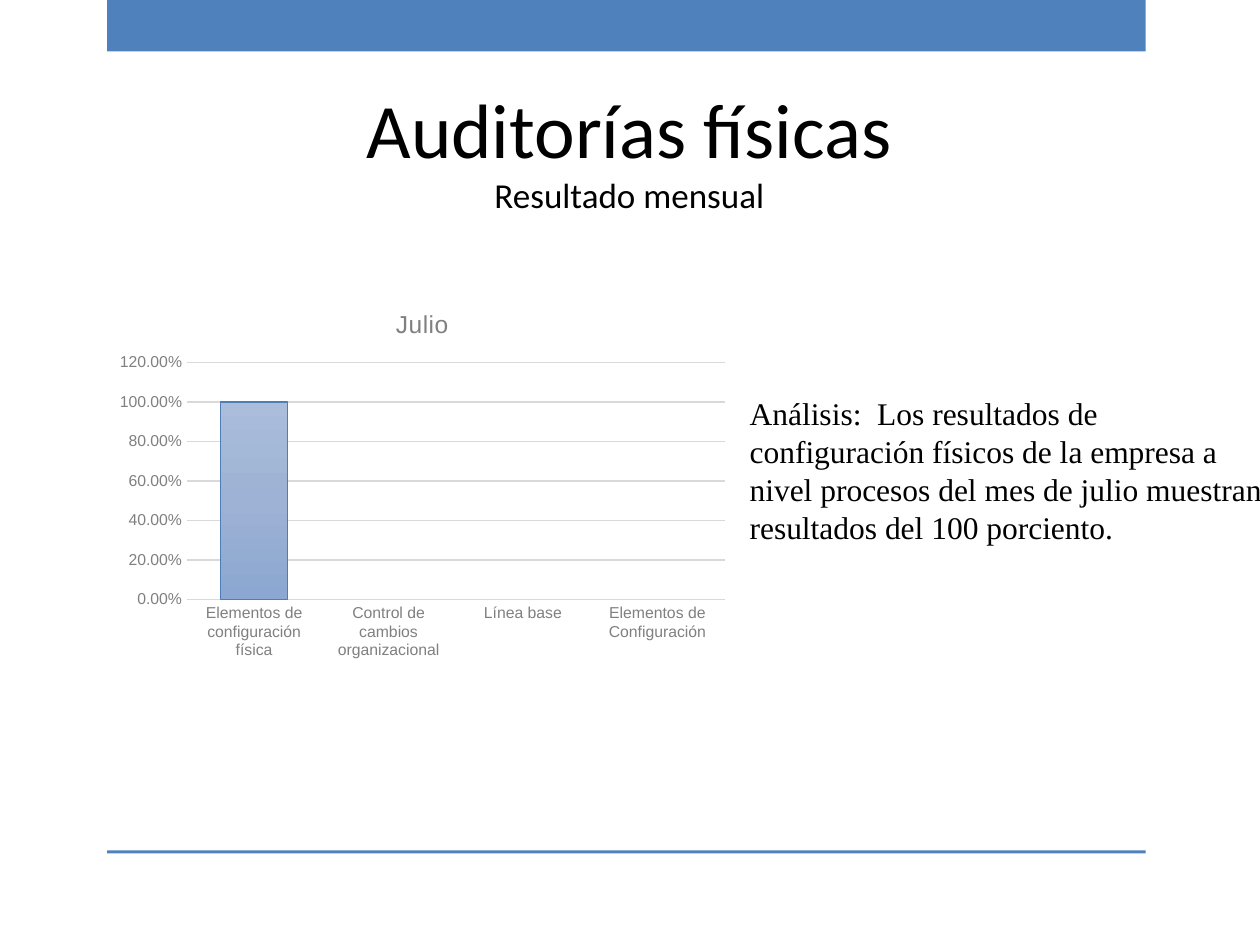
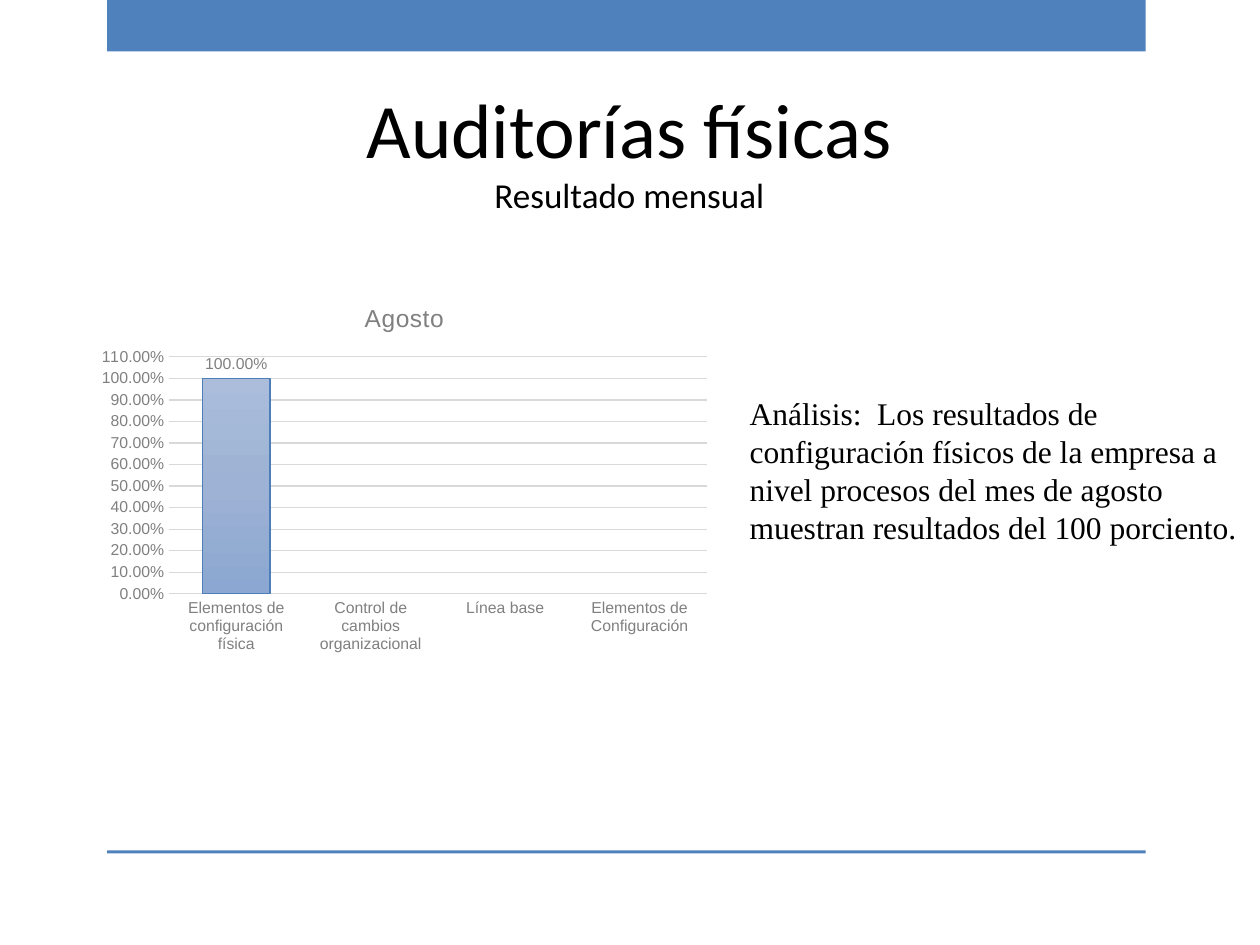
Before and after one commit to ricardo-novelasos/SOSQTP, a slide deck: slide 8 of Proyectos/2016/Métricas y monitoreo/Reporte_monitoreo_2016.pptx. Drawn at 1260x945 pixels with LibreOffice and Linux fonts; fonts in the diff are those of the drawing; background and template pictures are left out. Boxes give left, top, right and bottom in pixels: in the first picture for what was removed or moved away, otherwise in the second. Text is boxed around its words. In the diff, an @@ line names an element or a change of style, - is before the commit and + after.

Commit message:
Monitoreo Agosto, 2016

```diff
--- a/Proyectos/2016/Métricas y monitoreo/Reporte_monitoreo_2016.pptx
+++ b/Proyectos/2016/Métricas y monitoreo/Reporte_monitoreo_2016.pptx
@@ column chart at (x1=89, y1=284, x2=719, y2=662) @@
@@ title "Julio" to "Agosto" @@
-Julio: 1, -, -, -
+Agosto: 1, -, -, -
@@ data labels of Agosto added @@
@@ value axis changed @@
@@ column chart moved from (x1=107, y1=289, x2=737, y2=667) to (x1=89, y1=284, x2=719, y2=662) @@
@@ text at (x1=750, y1=403, x2=1237, y2=545): text changed @@
-Análisis: Los resultados de configuración físicos de la empresa a nivel procesos del mes de julio muestran resultados del 100 porciento.
+Análisis: Los resultados de configuración físicos de la empresa a nivel procesos del mes de agosto muestran resultados del 100 porciento.
```
Also in this commit, not shown: 20 other slides changed, 1 other file.
